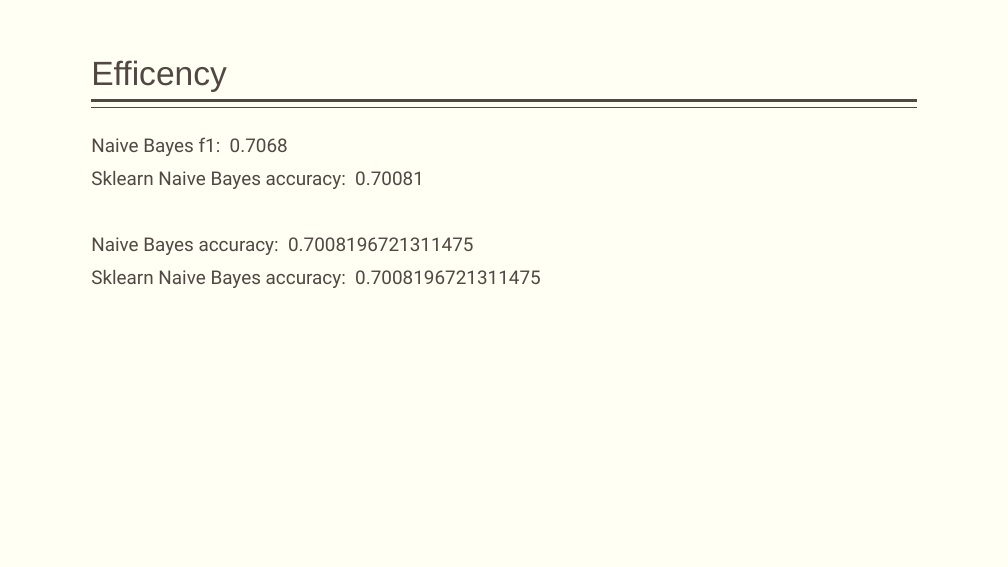
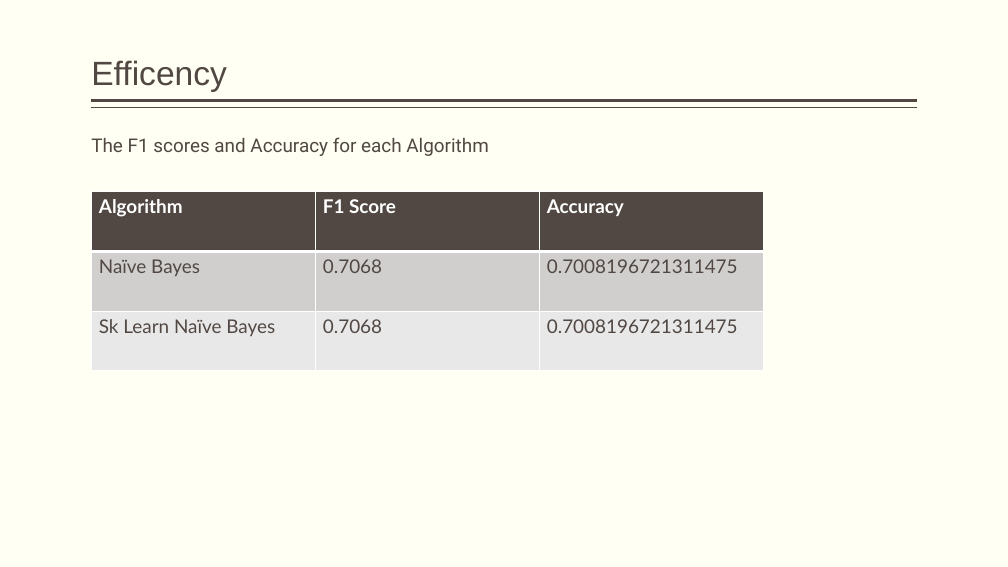
Before and after one commit to donikaSkenderbeut/machine-learning, a slide deck: slide 8 of Ex2/ex2.pptx. Drawn at 1008x567 pixels with LibreOffice and Linux fonts; fonts in the diff are those of the drawing. Boxes give left, top, right and bottom in pixels: in the first picture for what was removed or moved away, otherwise in the second. Text is boxed around its words. In the diff, an @@ line names an element or a change of style, - is before the commit and + after.

```diff
--- a/Ex2/ex2.pptx
+++ b/Ex2/ex2.pptx
@@ text at [91, 137, 488, 156]: text changed @@
-Naive Bayes f1: 0.7068
-Sklearn Naive Bayes accuracy: 0.70081
-Naive Bayes accuracy: 0.7008196721311475
-Sklearn Naive Bayes accuracy: 0.7008196721311475
+The F1 scores and Accuracy for each Algorithm
@@ table added at [91, 191, 763, 371], 3 rows, 3 columns @@
+Algorithm | F1 Score | Accuracy
+Naïve Bayes | 0.7068 | 0.7008196721311475
+Sk Learn Naïve Bayes | 0.7068 | 0.7008196721311475
```
Also in this commit, not shown: 1 other slide changed, 1 other file.
